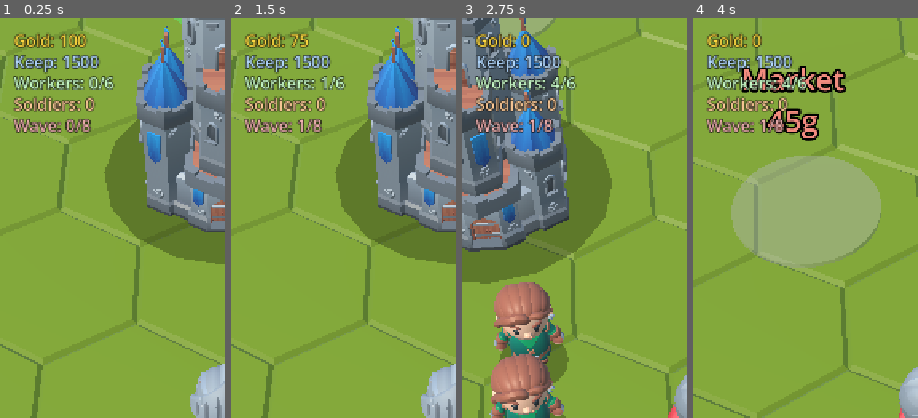
Above: before the commit, frames 1-4 (left to right).
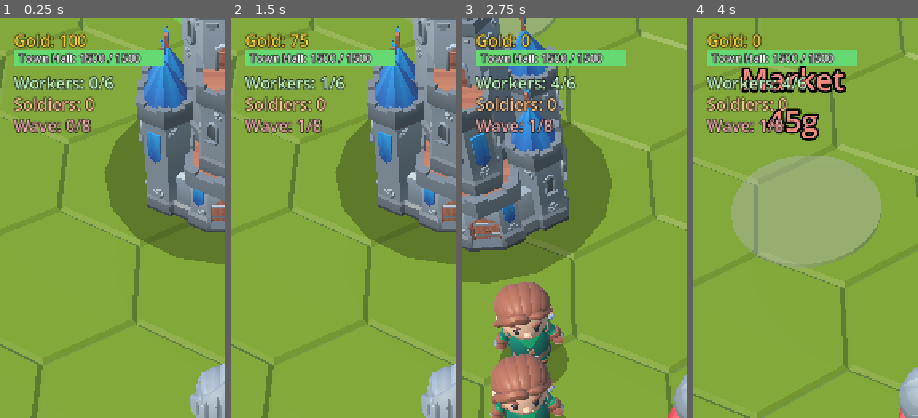
Above: after the commit, the same moments.

Repository: tembugi/town-defender
Game: Godot game, scene res://Main3D.tscn
Same seed, same stepped clock (60 frames per second), same inputs: the game is played once before the commit and once after it.
Inputs (mouse positions are % of the whole screen's width and height, from its top left):
- Up to frame 1 (0.25 s): no input
- Up to frame 2 (1.5 s): click "START WAVE" at 0.5 s; click "HIRE WORKER 25g" at 1.25 s
- Up to frame 3 (2.75 s): tap Enter at 2 s; move the mouse to (72, 45) at 2.02 s; hold D from 2.03 s (still down); tap H at 2.1 s; click (72, 45) at 2.17 s; tap Space at 2.27 s
- Up to frame 4 (4 s): release D at 2.75 s; drag from (30, 55) to (45, 70) at 2.77 s; move the mouse to (60, 28) at 3.52 s; hold D from 3.53 s (still down); tap H at 3.6 s
The pictures show only the part of the screen within x 0-50%, y 0-50%; the shares and areas given below are measured in that part.

The runs differ from the first frame. In frame 1, 2.9% of the frame differs, in the area x 6-73%, y 8-14%; in frame 2, 2.9%; in frame 3, 2.9%; in frame 4, 2.9%.

Commit message:
Polish: tone down keep-hit shake/flash; add Town Hall HP bar to HUD
- Keep-hit camera shake 0.18 -> 0.05 and red flash alpha 0.22 -> 0.07, with a
  longer throttle (0.5s). Much gentler.
- Replace the plain 'Keep' number with a HUD HP bar (fill + 'Town Hall cur/max'
  label) that depletes and shifts green->red as it drops.

Co-Authored-By: Claude Sonnet 4.6 <noreply@anthropic.com>

Diff:
--- a/scripts/Game3D.gd
+++ b/scripts/Game3D.gd
@@ -86,6 +86,8 @@
 var shake_amt := 0.0        # camera-shake amplitude
 var keep_fx_cd := 0.0       # throttle for keep-hit shake/flash during a siege
 var hurt_flash: ColorRect   # red full-screen flash when the Keep is hit
+var hud_keep_fill: ColorRect   # Town Hall HP bar fill in the HUD
+const KEEP_HUD_W := 240.0
 var lbl_keep: Label
 var lbl_wave: Label
 var lbl_soldiers: Label
@@ -255,8 +257,20 @@
 
 	lbl_gold = _hud_label("Gold: %d" % gold, Vector2(22, 18), Color(1, 0.85, 0.25))
 	layer.add_child(lbl_gold)
-	lbl_keep = _hud_label("Keep: %d" % int(keep_hp), Vector2(22, 52), Color(0.7, 0.85, 1))
+	# Town Hall HP bar (background + fill + centered label)
+	var keep_bg := ColorRect.new()
+	keep_bg.color = Color(0, 0, 0, 0.55)
+	keep_bg.position = Vector2(22, 50)
+	keep_bg.size = Vector2(KEEP_HUD_W, 26)
+	layer.add_child(keep_bg)
+	hud_keep_fill = ColorRect.new()
+	hud_keep_fill.position = Vector2(22, 50)
+	hud_keep_fill.size = Vector2(KEEP_HUD_W, 26)
+	layer.add_child(hud_keep_fill)
+	lbl_keep = _hud_label("", Vector2(30, 51), Color(1, 1, 1))
+	lbl_keep.add_theme_font_size_override("font_size", 18)
 	layer.add_child(lbl_keep)
+	_update_keep_hud()
 	lbl_pop = _hud_label("Workers: 0/%d" % worker_cap, Vector2(22, 86), Color(0.8, 1, 0.8))
 	layer.add_child(lbl_pop)
 	lbl_soldiers = _hud_label("Soldiers: 0", Vector2(22, 120), Color(1, 0.8, 0.6))
@@ -470,6 +484,13 @@
 
 
 const SHAKE_DUR := 0.3
+
+
+func _update_keep_hud() -> void:
+	var f := clampf(keep_hp / KEEP_MAX, 0.0, 1.0)
+	hud_keep_fill.size.x = KEEP_HUD_W * f
+	hud_keep_fill.color = Color(0.85, 0.3, 0.3).lerp(Color(0.4, 0.85, 0.45), f)   # red when low
+	lbl_keep.text = "Town Hall: %d / %d" % [maxi(0, int(keep_hp)), int(KEEP_MAX)]
 
 
 func _camera_shake(amp: float) -> void:
@@ -706,13 +727,13 @@
 	if game_over:
 		return
 	keep_hp -= amt
-	lbl_keep.text = "Keep: %d" % maxi(0, int(keep_hp))
-	# throttled shake + red flash so a heavy siege doesn't shake constantly
+	_update_keep_hud()
+	# throttled subtle shake + faint red flash (kept gentle on purpose)
 	if keep_fx_cd <= 0.0:
-		keep_fx_cd = 0.35
-		_camera_shake(0.18)
-		hurt_flash.color.a = 0.22
-		create_tween().tween_property(hurt_flash, "color:a", 0.0, 0.45)
+		keep_fx_cd = 0.5
+		_camera_shake(0.05)
+		hurt_flash.color.a = 0.07
+		create_tween().tween_property(hurt_flash, "color:a", 0.0, 0.35)
 	if keep_hp <= 0.0:
 		_end_game(false)
 
